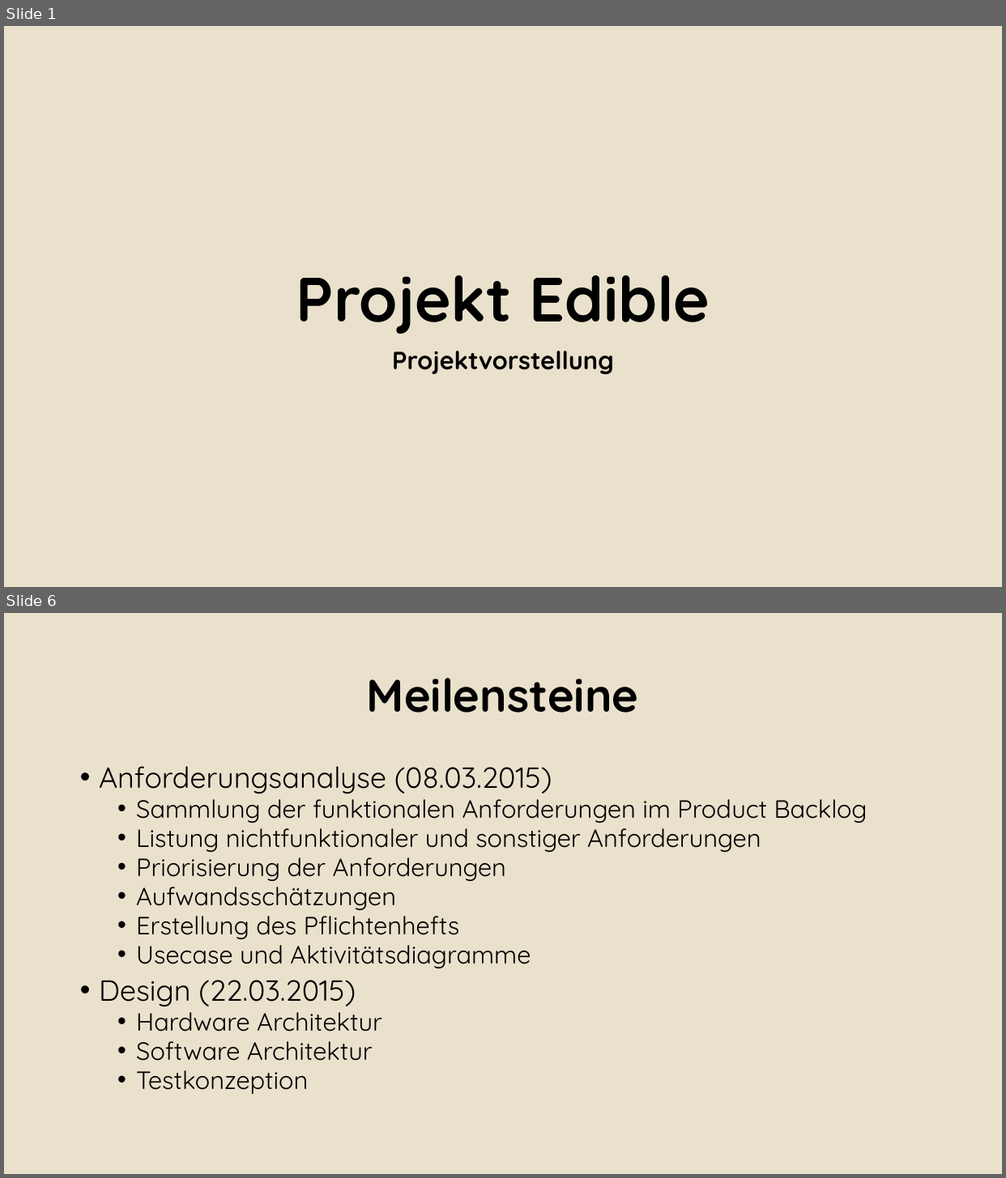
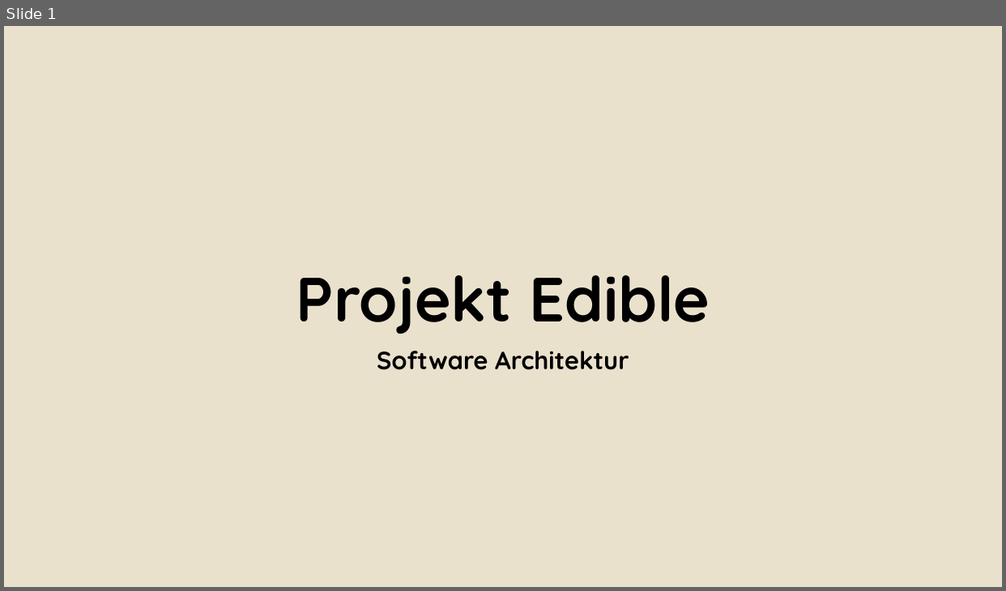
Before and after one commit to Alergeek/Dokumentation, a slide deck: Allergeeks/Corporate Design/Bsp Präsi.pptx. Shown one above the other, each under a label of ours: slides 1 and 6 before the commit, slide 1 after it; the slides between them are not shown. The pictures are 1006x1178 and 1006x591 pixels, drawn with LibreOffice and Linux fonts; fonts in the diff are those of the drawing; background and template pictures are left out. Boxes give left, top, right and bottom in pixels: in the first picture for what was removed or moved away, otherwise in the second. Text is boxed around its words. In the diff, an @@ line names an element or a change of style, - is before the commit and + after.

```diff
--- a/Allergeeks/Corporate Design/Bsp Präsi.pptx
+++ b/Allergeeks/Corporate Design/Bsp Präsi.pptx
@@ slide 6 removed at (4,613,1002,1174), background #EAE2CE @@
@@ title removed at (367,678,639,713) @@
-Meilensteine
@@ text removed at (99,766,867,1094) @@
-• Anforderungsanalyse (08.03.2015)
-  • Sammlung der funktionalen Anforderungen im Product Backlog
-  • Listung nichtfunktionaler und sonstiger Anforderungen
-  • Priorisierung der Anforderungen
-  • Aufwandsschätzungen
-  • Erstellung des Pflichtenhefts
-  • Usecase und Aktivitätsdiagramme
-• Design (22.03.2015)
-  • Hardware Architektur
-  • Software Architektur
-  • Testkonzeption
@@ slide 1 changed as well @@
@@ subtitle at (377,351,629,370): text changed @@
-Projektvorstellung
+Software Architektur
```
Also in this commit, not shown: 1 other slide changed, 10 slides added, 4 other slides removed, 10 other files.
